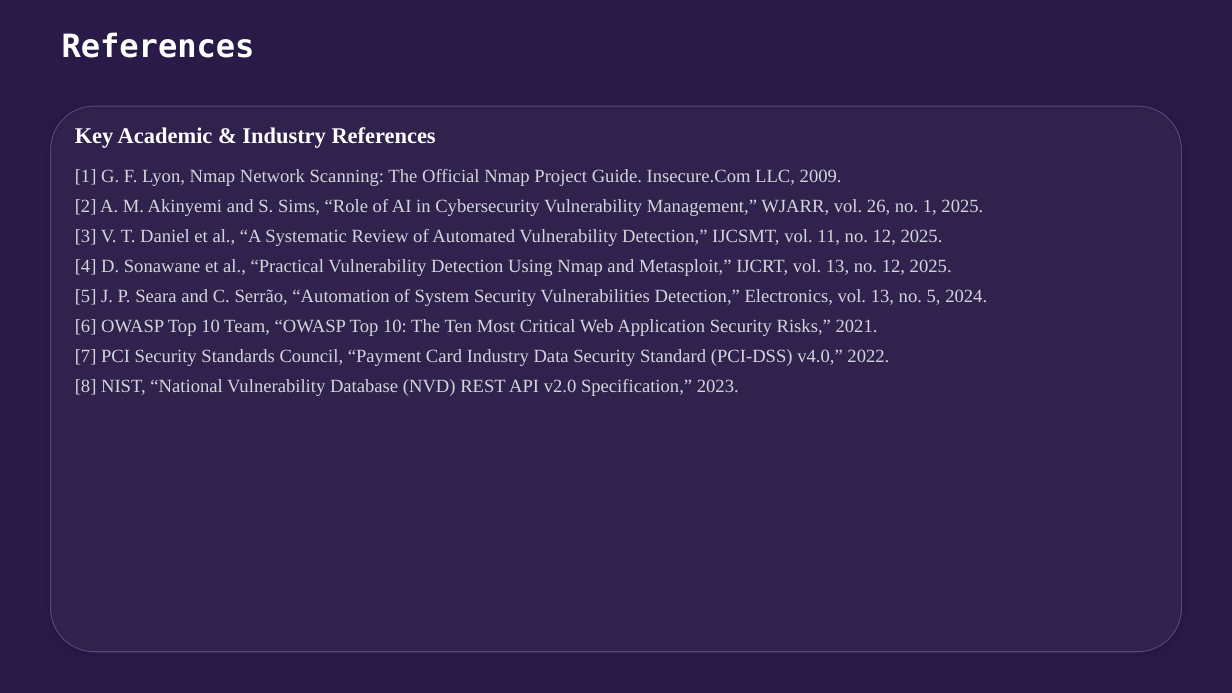
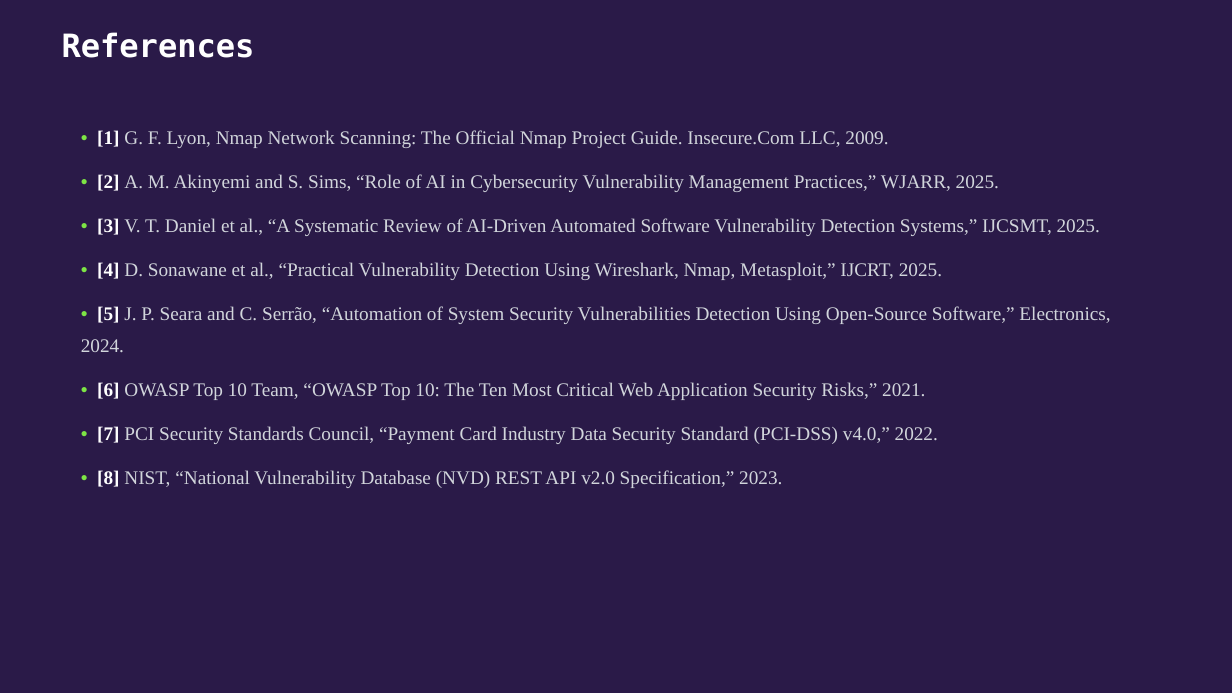
Before and after one commit to NEXUS-888/AutoSecAudit, a slide deck: slide 20 of Presentation/AutoSecAudit - Phase 3 Presentation.pptx (slide 21 before the commit). Drawn at 1232x693 pixels with LibreOffice and Linux fonts; fonts in the diff are those of the drawing. Boxes give left, top, right and bottom in pixels: in the first picture for what was removed or moved away, otherwise in the second. Text is boxed around its words. In the diff, an @@ line names an element or a change of style, - is before the commit and + after.

```diff
--- a/Presentation/AutoSecAudit - Phase 3 Presentation.pptx
+++ b/Presentation/AutoSecAudit - Phase 3 Presentation.pptx
@@ rounded rectangle removed at box(51, 106, 1182, 653) @@
@@ text removed at box(75, 127, 436, 148) @@
-Key Academic & Industry References
@@ text at box(81, 130, 1110, 488): text changed; size 14.5 to 15 pt @@
-[1] G. F. Lyon, Nmap Network Scanning: The Official Nmap Project Guide. Insecure.Com LLC, 2009.
-[2] A. M. Akinyemi and S. Sims, “Role of AI in Cybersecurity Vulnerability Management,” WJARR, vol. 26, no. 1, 2025.
-[3] V. T. Daniel et al., “A Systematic Review of Automated Vulnerability Detection,” IJCSMT, vol. 11, no. 12, 2025.
-[4] D. Sonawane et al., “Practical Vulnerability Detection Using Nmap and Metasploit,” IJCRT, vol. 13, no. 12, 2025.
-[5] J. P. Seara and C. Serrão, “Automation of System Security Vulnerabilities Detection,” Electronics, vol. 13, no. 5, 2024.
-[6] OWASP Top 10 Team, “OWASP Top 10: The Ten Most Critical Web Application Security Risks,” 2021.
-[7] PCI Security Standards Council, “Payment Card Industry Data Security Standard (PCI-DSS) v4.0,” 2022.
-[8] NIST, “National Vulnerability Database (NVD) REST API v2.0 Specification,” 2023.
+• [1] G. F. Lyon, Nmap Network Scanning: The Official Nmap Project Guide. Insecure.Com LLC, 2009.
+• [2] A. M. Akinyemi and S. Sims, “Role of AI in Cybersecurity Vulnerability Management Practices,” WJARR, 2025.
+• [3] V. T. Daniel et al., “A Systematic Review of AI-Driven Automated Software Vulnerability Detection Systems,” IJCSMT, 2025.
+• [4] D. Sonawane et al., “Practical Vulnerability Detection Using Wireshark, Nmap, Metasploit,” IJCRT, 2025.
+• [5] J. P. Seara and C. Serrão, “Automation of System Security Vulnerabilities Detection Using Open-Source Software,” Electronics, 2024.
+• [6] OWASP Top 10 Team, “OWASP Top 10: The Ten Most Critical Web Application Security Risks,” 2021.
+• [7] PCI Security Standards Council, “Payment Card Industry Data Security Standard (PCI-DSS) v4.0,” 2022.
+• [8] NIST, “National Vulnerability Database (NVD) REST API v2.0 Specification,” 2023.
```
Also in this commit, not shown: 12 other slides changed, 6 slides added, 7 slides removed, 41 other files.
